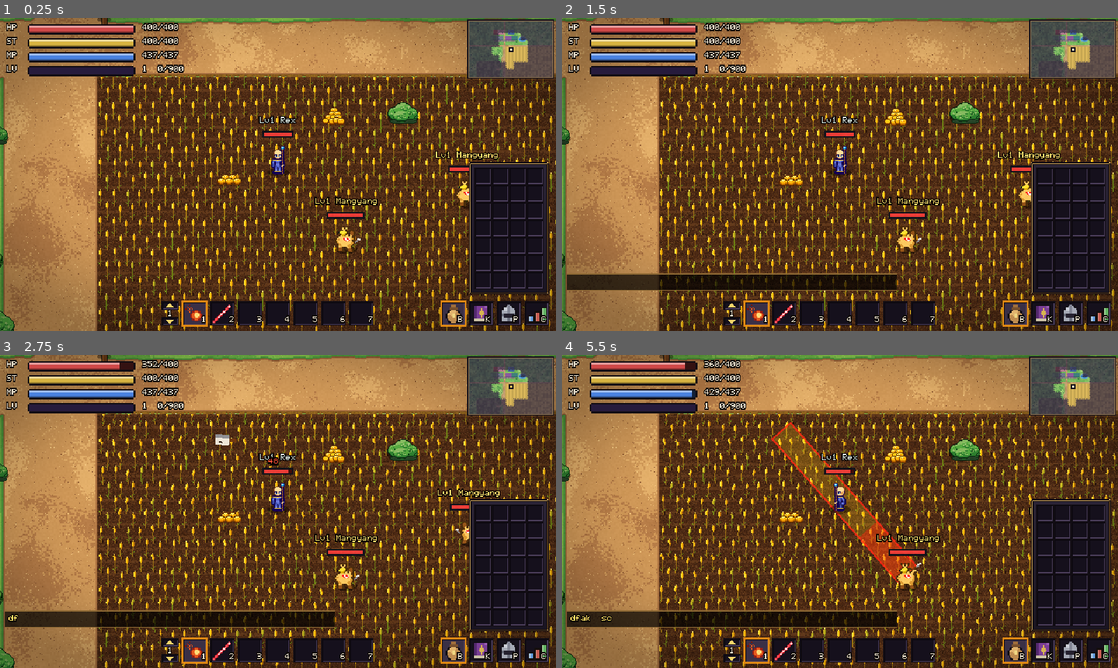
Above: before the commit, frames 1-4 (two rows, left to right).
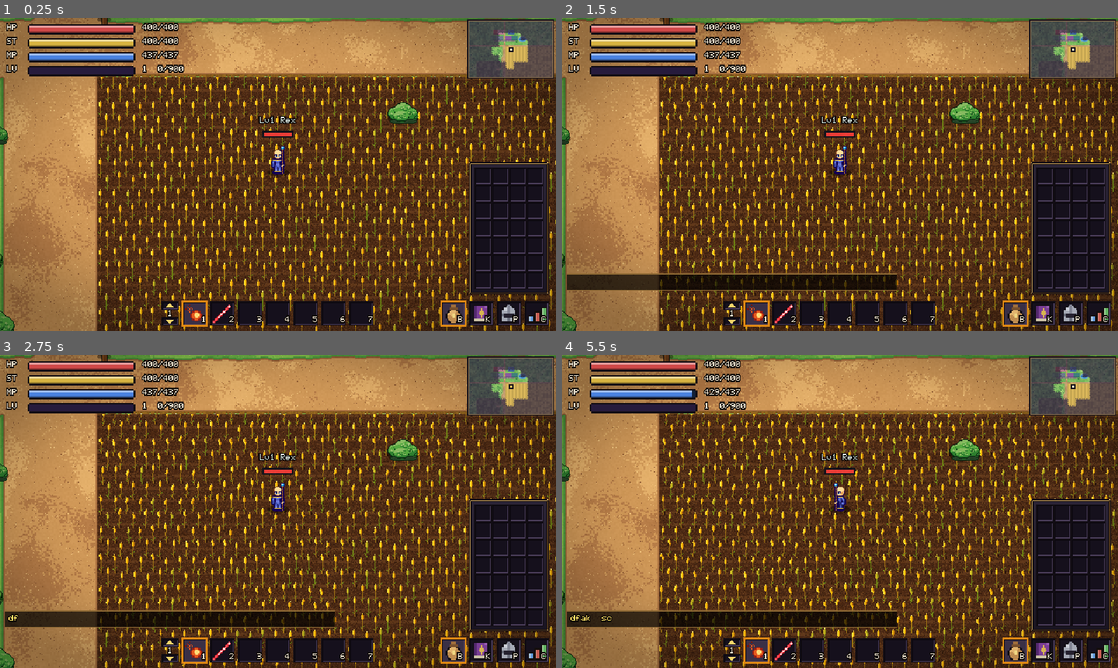
Above: after the commit, the same moments.

Repository: ivymiketwo/Dorkfall
Game: Godot game, scene res://scenes/main.tscn
Two runs of this game, one before a commit and one after it. Both use one fixed random seed, a clock stepped at 60 frames per second and the inputs below.
Inputs (mouse positions are in pixels of both pictures, inside the frame that each line leads up to):
- Up to frame 1 (0.25 s): no input
- Up to frame 2 (1.5 s): tap Enter at 0.5 s; drag from (1056, 312) to (789, 183) at 0.52 s; drag from (1073, 227) to (789, 183) at 1.27 s
- Up to frame 3 (2.75 s): move the mouse to (333, 442) at 2.02 s; hold D (move_right) from 2.03 s (still down); hold F (interact) from 2.03 s (still down)
- Up to frame 4 (5.5 s): release D (move_right) at 2.75 s; release F (interact) at 2.75 s; drag from (812, 574) to (673, 464) at 2.77 s; move the mouse to (1006, 558) at 3.52 s; hold A (move_left) 3.53-4.25 s; hold K (spellbook) 3.53-4.25 s; tap Space (jump) at 3.77, 4.07 s; drag from (673, 464) to (756, 433) at 4.27 s; move the mouse to (867, 511) at 5.02 s; hold S (move_down) from 5.03 s (still down); hold C (stats) from 5.03 s (still down); click (867, 511) at 5.17 s

The runs differ from the first frame. In frame 1, 1.2% of the frame differs, in the area x 39-90%, y 28-76%; in frame 2, 1.2%; in frame 3, 1.4%; in frame 4, 3.2%, in the area x 22-85%, y 1-76%.

Commit message:
Sync editor changes (main scene, tileset, project settings)
Co-Authored-By: Claude Sonnet 5.5 <noreply@anthropic.com>
Claude-Session: https://claude.ai/code/session_01UyEsHhhwY5pbE3D4yW6PxM

Diff:
--- a/art/tileset.tres
+++ b/art/tileset.tres
@@ -1,6 +1,6 @@
-[gd_resource type="TileSet" load_steps=3 format=3]
+[gd_resource type="TileSet" format=3 uid="uid://b1oywxj6x8rwf"]
 
-[ext_resource type="Texture2D" path="res://art/tiles.png" id="1_tiles"]
+[ext_resource type="Texture2D" uid="uid://ctn4hdufn4x87" path="res://art/tiles.png" id="1_tiles"]
 
 [sub_resource type="TileSetAtlasSource" id="TileSetAtlasSource_main"]
 texture = ExtResource("1_tiles")
--- a/project.godot
+++ b/project.godot
@@ -1,13 +1,22 @@
 ; Engine configuration file.
-; Top-down pixel starter. Base resolution 640x360 (camera zoom 2 = 320x180 of world), 2x art, scaled up by whole numbers.
+; It's best edited using the editor UI and not directly,
+; since the parameters that go here are not all obvious.
+;
+; Format:
+;   [section] ; section goes between []
+;   param=value ; assign values to parameters
 
 config_version=5
+
+[animation]
+
+compatibility/default_parent_skeleton_in_mesh_instance_3d=true
 
 [application]
 
 config/name="Topdown Starter"
 run/main_scene="res://scenes/main.tscn"
-config/features=PackedStringArray("4.3")
+config/features=PackedStringArray("4.7")
 
 [display]
 
@@ -21,5 +30,3 @@
 [rendering]
 
 textures/canvas_textures/default_texture_filter=0
-2d/snap/snap_2d_transforms_to_pixel=false
-2d/snap/snap_2d_vertices_to_pixel=false
--- a/scenes/main.tscn
+++ b/scenes/main.tscn
@@ -116,7 +116,7 @@
 centered = false
 metadata/_edit_lock_ = true
 
-[node name="Ducks" type="Node2D" parent="GroundArt"]
+[node name="Ducks" type="Node2D" parent="GroundArt" unique_id=17853052]
 script = ExtResource("301_ducks")
 
 [node name="WheatField" type="Sprite2D" parent="GroundArt" unique_id=496559631]
@@ -177,7 +177,7 @@
 kind = "cherry"
 
 [node name="Tree12" parent="Entities" unique_id=1473459997 instance=ExtResource("4_tree")]
-position = Vector2(426, 190)
+position = Vector2(450, 180)
 
 [node name="Vorly" parent="Entities" unique_id=657287051 instance=ExtResource("6_vordy")]
 position = Vector2(1240, -110)
@@ -193,16 +193,6 @@
 
 [node name="WizardShop" parent="Entities" unique_id=602742060 instance=ExtResource("60_wizshop")]
 position = Vector2(392, 144)
-
-[node name="Coins1" parent="Entities" unique_id=504229983 instance=ExtResource("12_pickup")]
-position = Vector2(300, 336)
-item = ExtResource("13_coins")
-count = 7
-
-[node name="Coins2" parent="Entities" unique_id=839092309 instance=ExtResource("12_pickup")]
-position = Vector2(360, 300)
-item = ExtResource("13_coins")
-count = 25
 
 [node name="Coins3" parent="Entities" unique_id=1160737373 instance=ExtResource("12_pickup")]
 position = Vector2(208, 168)
@@ -263,9 +253,6 @@
 [node name="Mangyang18" parent="Entities" unique_id=934499339 instance=ExtResource("20_mang")]
 position = Vector2(1082, 353)
 
-[node name="Mangyang19" parent="Entities" unique_id=594876470 instance=ExtResource("20_mang")]
-position = Vector2(266, 879)
-
 [node name="Mangyang20" parent="Entities" unique_id=812341658 instance=ExtResource("20_mang")]
 position = Vector2(293, 628)
 
@@ -353,10 +340,6 @@
 position = Vector2(1665, 727)
 kind = "pine"
 
-[node name="TreeE9" parent="Entities" unique_id=525877740 instance=ExtResource("4_tree")]
-position = Vector2(497, 714)
-kind = "cherry"
-
 [node name="TreeE12" parent="Entities" unique_id=1636394627 instance=ExtResource("4_tree")]
 position = Vector2(1826, 913)
 kind = "pine"
@@ -392,9 +375,6 @@
 position = Vector2(1874, 786)
 kind = "oak2"
 
-[node name="TreeE27" parent="Entities" unique_id=2186624 instance=ExtResource("4_tree")]
-position = Vector2(1398, 686)
-
 [node name="TreeE29" parent="Entities" unique_id=284424666 instance=ExtResource("4_tree")]
 position = Vector2(1357, 110)
 
@@ -443,9 +423,6 @@
 position = Vector2(1684, 610)
 kind = "pine"
 
-[node name="TreeE49" parent="Entities" unique_id=861436721 instance=ExtResource("4_tree")]
-position = Vector2(685, 882)
-
 [node name="TreeE50" parent="Entities" unique_id=1059401699 instance=ExtResource("4_tree")]
 position = Vector2(1687, 162)
 kind = "pine"
@@ -501,9 +478,6 @@
 position = Vector2(1599, 713)
 kind = "pine"
 
-[node name="TreeE74" parent="Entities" unique_id=1228767999 instance=ExtResource("4_tree")]
-position = Vector2(1179, 815)
-
 [node name="TreeE76" parent="Entities" unique_id=236142383 instance=ExtResource("4_tree")]
 position = Vector2(1624, 664)
 kind = "cherry"
@@ -556,10 +530,6 @@
 
 [node name="TreeE103" parent="Entities" unique_id=201697483 instance=ExtResource("4_tree")]
 position = Vector2(1516, 837)
-kind = "cherry"
-
-[node name="TreeE107" parent="Entities" unique_id=15516604 instance=ExtResource("4_tree")]
-position = Vector2(758, 754)
 kind = "cherry"
 
 [node name="TreeE108" parent="Entities" unique_id=847079789 instance=ExtResource("4_tree")]
@@ -740,9 +710,6 @@
 [node name="MangyangE5" parent="Entities" unique_id=1079347434 instance=ExtResource("20_mang")]
 position = Vector2(1569, 356)
 
-[node name="MangyangE6" parent="Entities" unique_id=1139789866 instance=ExtResource("20_mang")]
-position = Vector2(278, 821)
-
 [node name="MangyangE7" parent="Entities" unique_id=1874859456 instance=ExtResource("20_mang")]
 position = Vector2(1137, 454)
 
@@ -1219,29 +1186,21 @@
 position = Vector2(1589, 584)
 
 [node name="Stall1" parent="Entities" unique_id=1190942032 instance=ExtResource("50_decor")]
-position = Vector2(76, 204)
+position = Vector2(153, 215)
 kind = "stall_red"
 
-[node name="Stall3" parent="Entities" unique_id=1510583848 instance=ExtResource("50_decor")]
-position = Vector2(262, 204)
-kind = "stall_red"
-
-[node name="Luck" parent="Entities" instance=ExtResource("303_luck")]
-position = Vector2(330, 182)
-
-[node name="BulletinBoard" parent="Entities" instance=ExtResource("302_board")]
-position = Vector2(150, 206)
+[node name="Luck" parent="Entities" unique_id=1196991494 instance=ExtResource("303_luck")]
+position = Vector2(242, 206)
+
+[node name="BulletinBoard" parent="Entities" unique_id=1349328700 instance=ExtResource("302_board")]
+position = Vector2(280, 212)
 
 [node name="Sign1" parent="Entities" unique_id=846207465 instance=ExtResource("50_decor")]
 position = Vector2(228, 240)
 kind = "sign"
 
 [node name="Sacks1" parent="Entities" unique_id=1781271546 instance=ExtResource("50_decor")]
-position = Vector2(112, 214)
-kind = "sacks"
-
-[node name="Sacks2" parent="Entities" unique_id=1637209218 instance=ExtResource("50_decor")]
-position = Vector2(300, 214)
+position = Vector2(404, 178)
 kind = "sacks"
 
 [node name="Bench1" parent="Entities" unique_id=268240635 instance=ExtResource("50_decor")]
@@ -1260,10 +1219,6 @@
 position = Vector2(89, 458)
 kind = "pine"
 
-[node name="Tree111" parent="Entities" unique_id=1260063949 instance=ExtResource("4_tree")]
-position = Vector2(870, 511)
-kind = "pine"
-
 [node name="Tree114" parent="Entities" unique_id=445336082 instance=ExtResource("4_tree")]
 position = Vector2(1129, 206)
 kind = "pine"
@@ -1274,10 +1229,6 @@
 
 [node name="Tree123" parent="Entities" unique_id=969407638 instance=ExtResource("4_tree")]
 position = Vector2(158, 434)
-
-[node name="Tree124" parent="Entities" unique_id=1979846014 instance=ExtResource("4_tree")]
-position = Vector2(496, 597)
-kind = "pine"
 
 [node name="Tree126" parent="Entities" unique_id=426224510 instance=ExtResource("4_tree")]
 position = Vector2(90, 327)
@@ -5166,9 +5117,6 @@
 [node name="MangyangF9" parent="Entities" unique_id=732159581 instance=ExtResource("20_mang")]
 position = Vector2(1387, 1015)
 
-[node name="MangyangF10" parent="Entities" unique_id=1024269065 instance=ExtResource("20_mang")]
-position = Vector2(437, 346)
-
 [node name="MangyangF11" parent="Entities" unique_id=929900945 instance=ExtResource("20_mang")]
 position = Vector2(864, 377)
 
@@ -5205,9 +5153,6 @@
 [node name="MangyangF22" parent="Entities" unique_id=1204882981 instance=ExtResource("20_mang")]
 position = Vector2(1359, 932)
 
-[node name="MangyangF23" parent="Entities" unique_id=1304644499 instance=ExtResource("20_mang")]
-position = Vector2(256, 483)
-
 [node name="MangyangF24" parent="Entities" unique_id=1121932134 instance=ExtResource("20_mang")]
 position = Vector2(1304, 666)
 
@@ -5228,9 +5173,6 @@
 
 [node name="MangyangF30" parent="Entities" unique_id=997770772 instance=ExtResource("20_mang")]
 position = Vector2(391, 509)
-
-[node name="MangyangF31" parent="Entities" unique_id=583297265 instance=ExtResource("20_mang")]
-position = Vector2(372, 378)
 
 [node name="MangyangF32" parent="Entities" unique_id=1124139174 instance=ExtResource("20_mang")]
 position = Vector2(1174, 461)
Not shown: 1 places in scenes/main.tscn that only renumber resources
